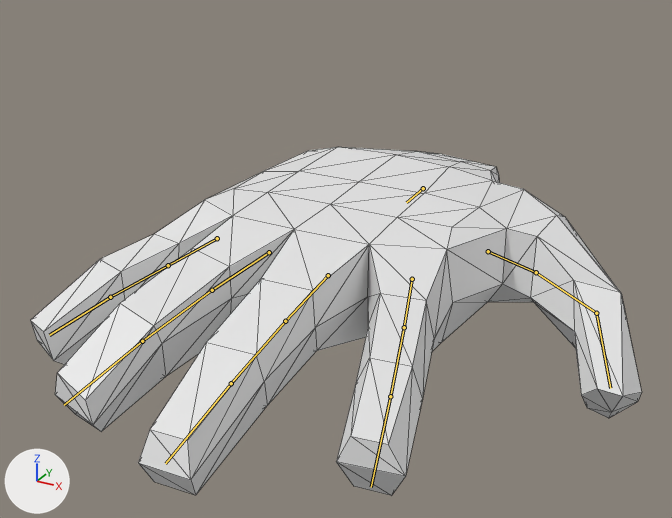
Two versions of the glTF model Project/Assets/AssetsWorkspace/models/hand.gltf, one commit apart.
Both versions are drawn from a 50 mm camera at (2.53, -4.84, 2.51) aimed at (0.01, -0.26, 0.22). Lighting does not change. The marker at lower left points along +X, +Y and +Z. The picture after the commit comes second. The bones that bend it are drawn over the model as lines. Mesh edges are drawn as thin lines.

Objects in the first picture: '立方体'.
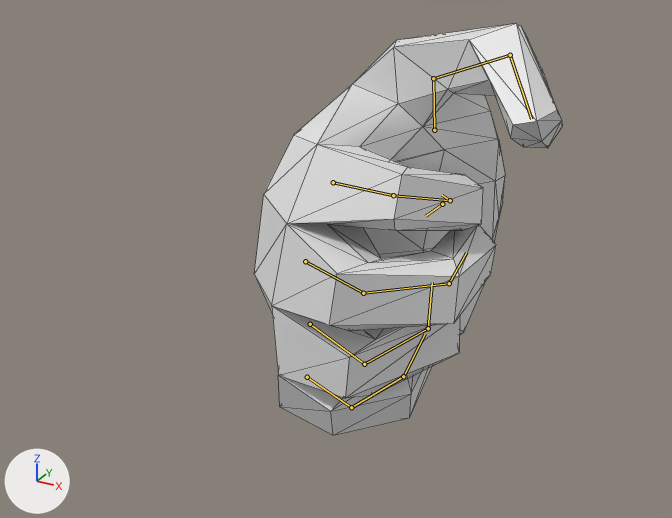
The newer file adds an action. The first version stands in its rest pose; the second is drawn at frame 4 of the action 'hit'.

Changed parts and their boxes (x1, y1, x2, y2) in the pictures (672 x 518 px):
'立方体', posed (50% narrower, 18% taller)
    before: (30, 147, 642, 496)
    after: (254, 23, 562, 435)
bone 'ボーン.001', root to tip
    before: (412, 279) to (404, 327)
    after: (333, 182) to (393, 195)
bone 'ボーン.002', root to tip
    before: (404, 327) to (390, 396)
    after: (393, 195) to (450, 200)
bone 'ボーン.003', root to tip
    before: (390, 396) to (371, 487)
    after: (450, 200) to (442, 195)
bone 'ボーン.005', root to tip
    before: (328, 275) to (285, 321)
    after: (305, 261) to (363, 293)
bone 'ボーン.006', root to tip
    before: (285, 321) to (231, 383)
    after: (363, 293) to (449, 283)
bone 'ボーン.007', root to tip
    before: (231, 383) to (165, 463)
    after: (449, 283) to (466, 252)
bone 'ボーン.008', root to tip
    before: (269, 252) to (212, 290)
    after: (310, 324) to (364, 364)
bone 'ボーン.009', root to tip
    before: (212, 290) to (142, 341)
    after: (364, 364) to (428, 328)
bone 'ボーン.010', root to tip
    before: (142, 341) to (64, 405)
    after: (428, 328) to (432, 282)
bone 'ボーン.011', root to tip
    before: (217, 238) to (168, 265)
    after: (307, 377) to (351, 407)
bone 'ボーン.012', root to tip
    before: (168, 265) to (110, 297)
    after: (351, 407) to (403, 376)
bone 'ボーン.013', root to tip
    before: (110, 297) to (49, 335)
    after: (403, 376) to (425, 334)
bone 'ボーン.004', root to tip
    before: (423, 188) to (406, 202)
    after: (442, 204) to (425, 216)
bone 'ボーン.014', root to tip
    before: (488, 251) to (536, 272)
    after: (434, 130) to (433, 78)
bone 'ボーン.015', root to tip
    before: (536, 272) to (596, 313)
    after: (433, 78) to (510, 55)
bone 'ボーン.016', root to tip
    before: (596, 313) to (610, 388)
    after: (510, 55) to (531, 119)

The change in detail:
Bone 'ボーン.001' (bone_ボーン_001) moves from (0.0, 0.0, 0.0) to (-0.477, -0.241, -0.527).
Bone 'ボーン.001' (bone_ボーン_001) turns from (0, 0, 0) to (-17, 63, -67) degrees about its own x, y and z.
Bone 'ボーン.002' (bone_ボーン_002) turns from (0, 0, 0) to (92, 0, 0) degrees about its own x, y and z.
Bone 'ボーン.003' (bone_ボーン_003) turns from (0, 0, 0) to (35, 0, 0) degrees about its own x, y and z.
Bone 'ボーン.005' (bone_ボーン_005) moves from (0.0, 0.0, 0.0) to (-0.152, -0.014, -0.063).
Bone 'ボーン.005' (bone_ボーン_005) turns from (0, 0, 0) to (3, 80, -64) degrees about its own x, y and z.
Bone 'ボーン.006' (bone_ボーン_006) turns from (0, 0, 0) to (68, 0, 0) degrees about its own x, y and z.
Bone 'ボーン.007' (bone_ボーン_007) turns from (0, 0, 0) to (44, 0, 0) degrees about its own x, y and z.
Bone 'ボーン.008' (bone_ボーン_008) moves from (0.0, 0.0, 0.0) to (0.291, 0.013, 0.439).
Bone 'ボーン.008' (bone_ボーン_008) turns from (0, 0, 0) to (79, 85, 3) degrees about its own x, y and z.
Bone 'ボーン.009' (bone_ボーン_009) turns from (0, 0, 0) to (87, 0, 0) degrees about its own x, y and z.
Bone 'ボーン.010' (bone_ボーン_010) turns from (0, 0, 0) to (35, 0, 0) degrees about its own x, y and z.
Bone 'ボーン.011' (bone_ボーン_011) moves from (0.0, 0.0, 0.0) to (0.663, -0.036, 0.857).
Bone 'ボーン.011' (bone_ボーン_011) turns from (0, 0, 0) to (115, 80, 23) degrees about its own x, y and z.
Bone 'ボーン.012' (bone_ボーン_012) turns from (0, 0, 0) to (78, 0, 0) degrees about its own x, y and z.
Bone 'ボーン.013' (bone_ボーン_013) turns from (0, 0, 0) to (26, 0, 0) degrees about its own x, y and z.
Bone 'ボーン.004' (bone_ボーン_004) moves from (0.0, 0.0, 0.0) to (0.171, 0.009, 0.103).
Bone 'ボーン.004' (bone_ボーン_004) turns from (0, 0, 0) to (-37, 85, -34) degrees about its own x, y and z.
Bone 'ボーン.014' (bone_ボーン_014) moves from (0.0, 0.0, 0.0) to (-0.049, -0.439, -0.809).
Bone 'ボーン.014' (bone_ボーン_014) turns from (0, 0, 0) to (-84, 14, -27) degrees about its own x, y and z.
Bone 'ボーン.015' (bone_ボーン_015) turns from (0, 0, 0) to (59, 0, 0) degrees about its own x, y and z.
Bone 'ボーン.016' (bone_ボーン_016) turns from (0, 0, 0) to (0, 0, 33) degrees about its own x, y and z.
